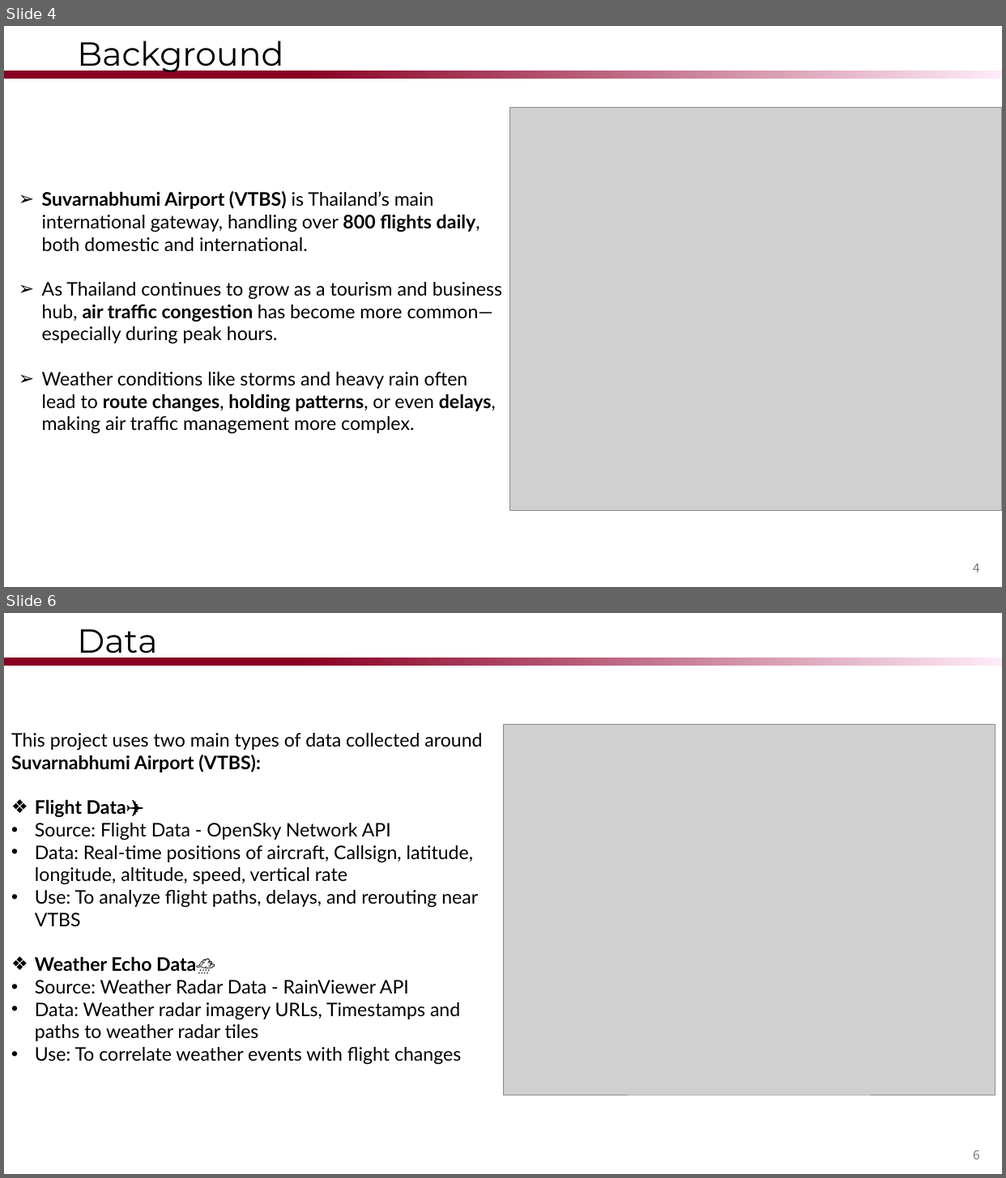
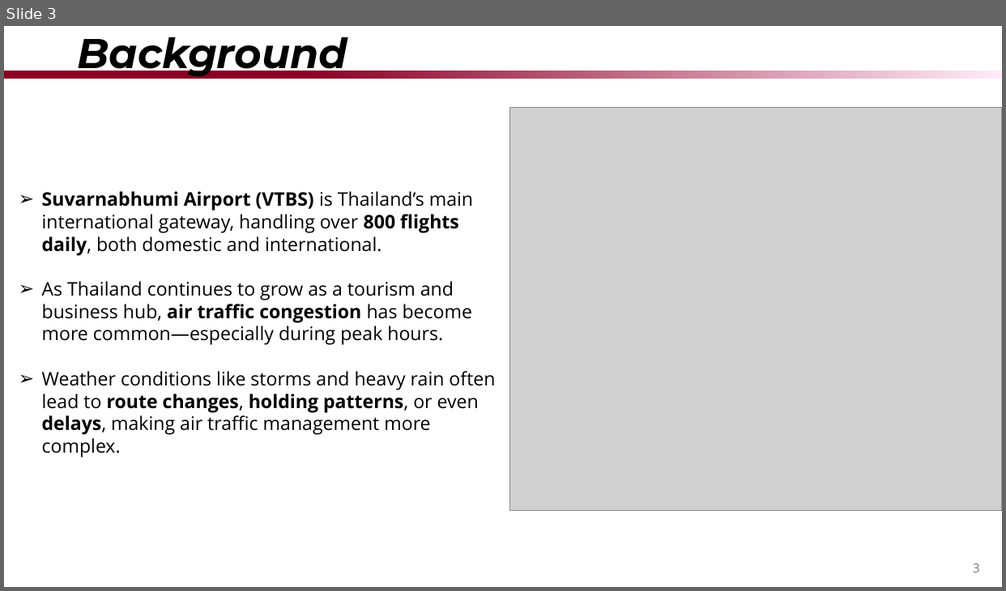
Before and after one commit to krithymn/ATMCODE, a slide deck: ProgressSlide/FinalPresentation.pptx. Shown one above the other, each under a label of ours: slides 4 and 6 before the commit, slide 3 after it; the slides between them are not shown. The pictures are 1006x1178 and 1006x591 pixels, drawn with LibreOffice and Linux fonts; fonts in the diff are those of the drawing; grey boxes stand for pictures; background and template pictures are left out. Boxes give left, top, right and bottom in pixels: in the first picture for what was removed or moved away, otherwise in the second. Text is boxed around its words. In the diff, an @@ line names an element or a change of style, - is before the commit and + after.

```diff
--- a/ProgressSlide/FinalPresentation.pptx
+++ b/ProgressSlide/FinalPresentation.pptx
@@ slide 6 removed at box(4, 613, 1002, 1174), background #FFFFFF; not listed: 1 template element that a slide beside it also shows @@
@@ title removed at box(77, 629, 157, 662) @@
-Data
@@ text removed at box(11, 733, 482, 1065) @@
-This project uses two main types of data collected around Suvarnabhumi Airport (VTBS):
-❖ Flight Data✈️
-• Source: Flight Data - OpenSky Network API
-• Data: Real-time positions of aircraft, Callsign, latitude, longitude, altitude, speed, vertical rate
-• Use: To analyze flight paths, delays, and rerouting near VTBS
-❖ Weather Echo Data🌧️
-• Source: Weather Radar Data - RainViewer API
-• Data: Weather radar imagery URLs, Timestamps and paths to weather radar tiles
-• Use: To correlate weather events with flight changes
@@ picture removed at box(503, 725, 995, 1095) @@
@@ page number removed at box(973, 1150, 980, 1160) @@
-6
@@ what was slide 4 is now slide 3 @@
@@ slide 3 changed as well @@
@@ title "Background" at box(77, 37, 347, 79): size 32 to 40 pt, bold on, italic on @@
@@ text "Suvarnabhumi Airport (VTBS) is Thailand’s ..." at box(42, 191, 495, 458): font Lato to Open Sans @@
@@ page number at box(973, 564, 980, 573): text changed; font Noto Sans CJK JP to Open Sans @@
-4
+3
```
Also in this commit, not shown: 1 other slide changed, 10 slides added, 3 other slides removed, 25 other files.
